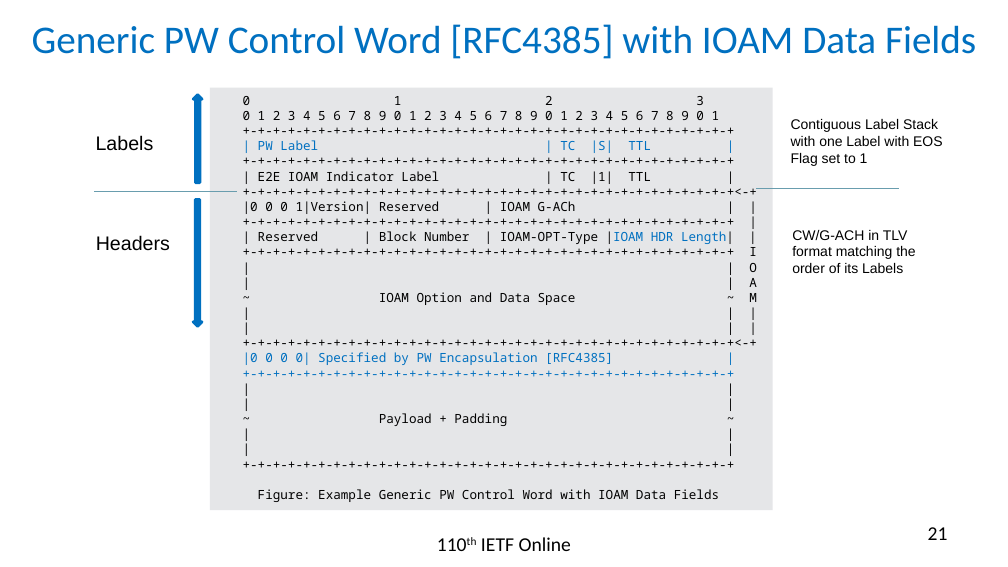
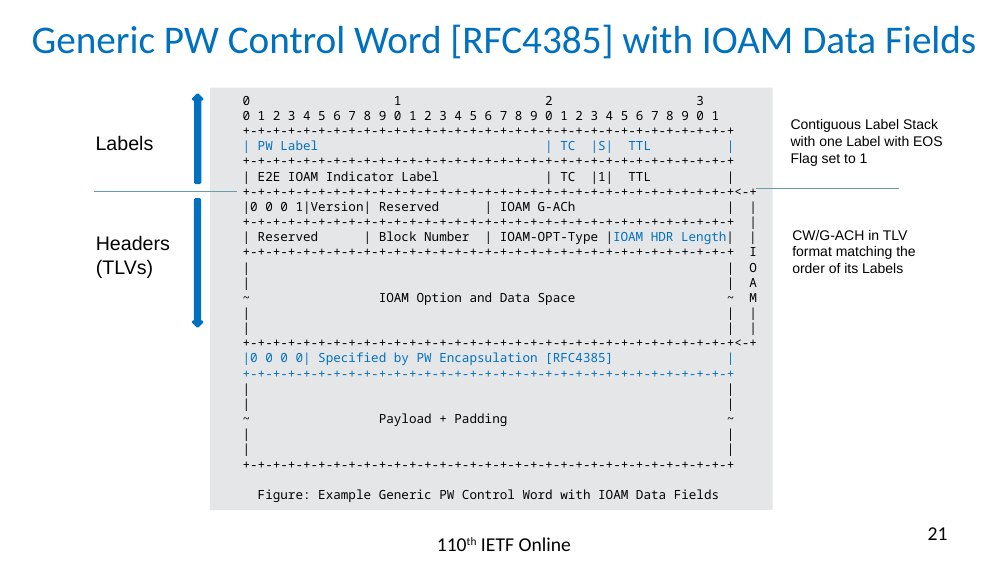
Before and after one commit to rakgandhi/ietf-slides, a slide deck: slide 21 of draft-gandhi-mpls-ioam-sr-06.pptx. Drawn at 1008x567 pixels with LibreOffice and Linux fonts; fonts in the diff are those of the drawing. Boxes give left, top, right and bottom in pixels: in the first picture for what was removed or moved away, otherwise in the second. Text is boxed around its words. In the diff, an @@ line names an element or a change of style, - is before the commit and + after.

```diff
--- a/draft-gandhi-mpls-ioam-sr-06.pptx
+++ b/draft-gandhi-mpls-ioam-sr-06.pptx
@@ text at (96, 259, 153, 278): paragraph added @@
+(TLVs)
```
Also in this commit, not shown: 4 other slides changed, 1 other file.
